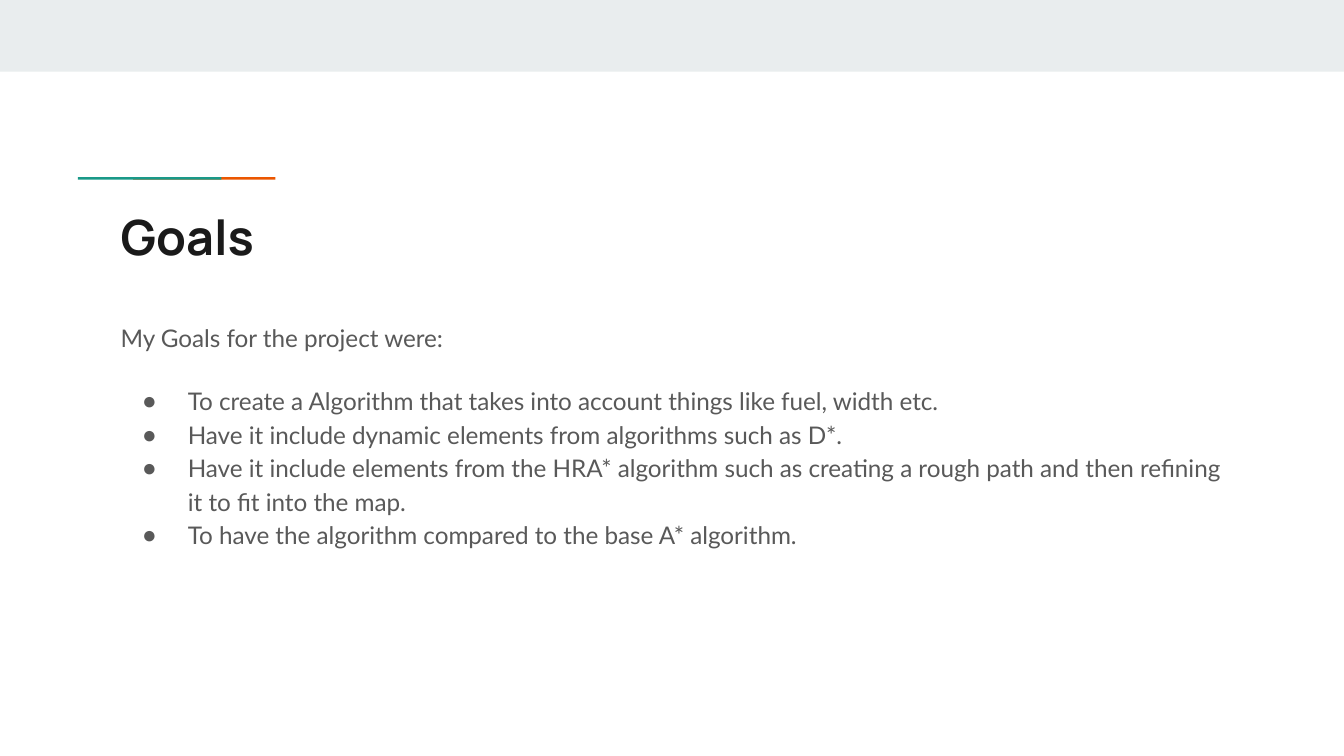
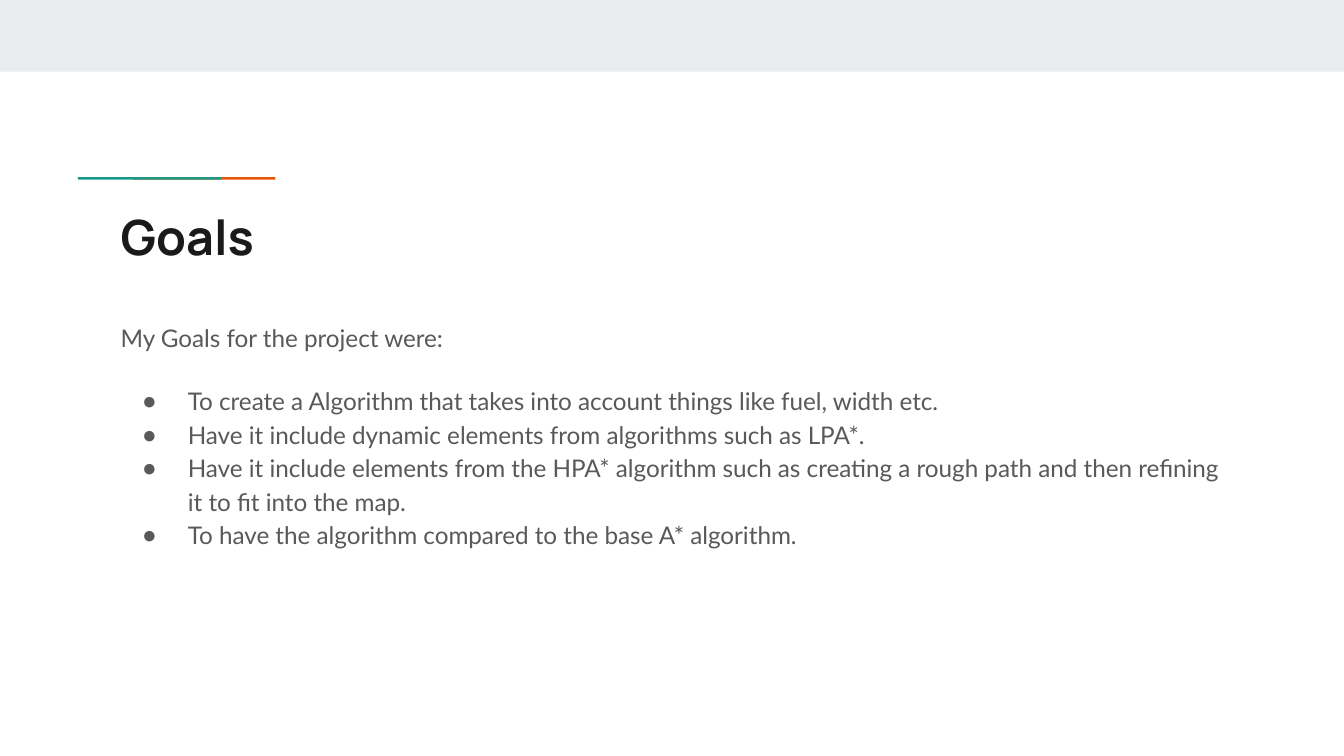
Before and after one commit to PaulBNolan/Year4-Project, a slide deck: slide 3 of Documents/Presentation Final Version.pptx. Drawn at 1344x756 pixels with LibreOffice and Linux fonts; fonts in the diff are those of the drawing. Boxes give left, top, right and bottom in pixels: in the first picture for what was removed or moved away, otherwise in the second. Text is boxed around its words. In the diff, an @@ line names an element or a change of style, - is before the commit and + after.

```diff
--- a/Documents/Presentation Final Version.pptx
+++ b/Documents/Presentation Final Version.pptx
@@ text at (188, 425, 1218, 515): text changed @@
-● Have it include dynamic elements from algorithms such as D*.
-● Have it include elements from the HRA* algorithm such as creating a rough path and then refining it to fit into the map.
+● Have it include dynamic elements from algorithms such as LPA*.
+● Have it include elements from the HPA* algorithm such as creating a rough path and then refining it to fit into the map.
```
Also in this commit, not shown: 1 other slide changed, 1 slide removed, 1 other file.
